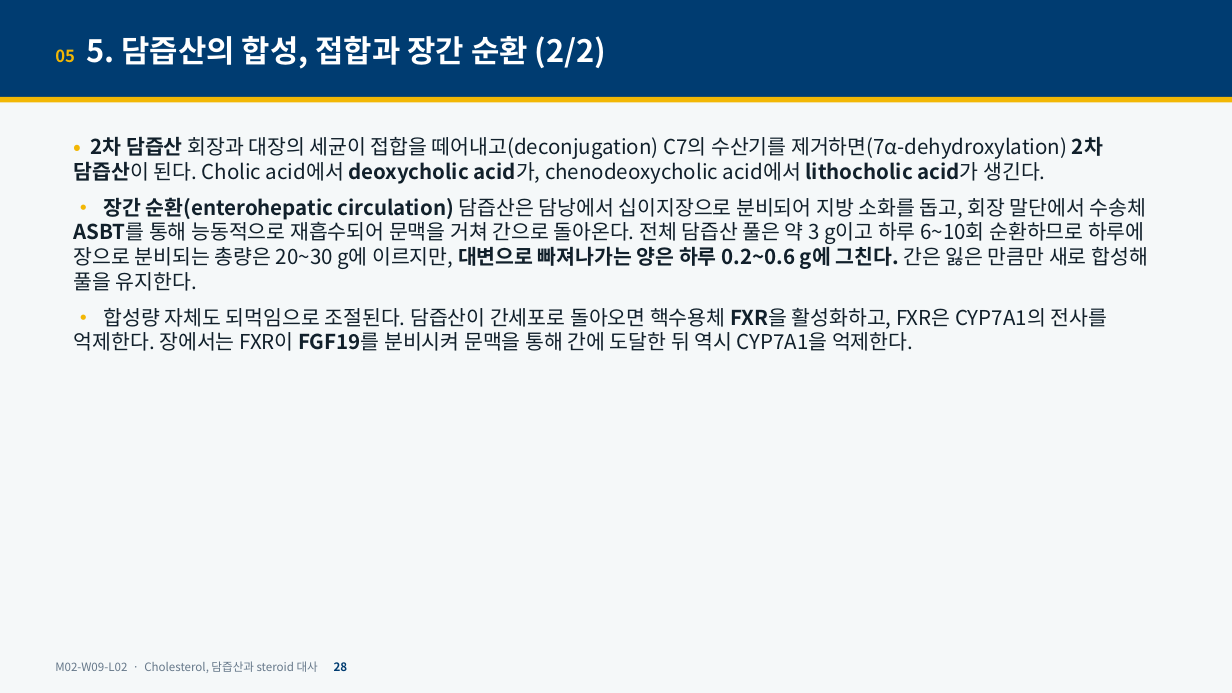
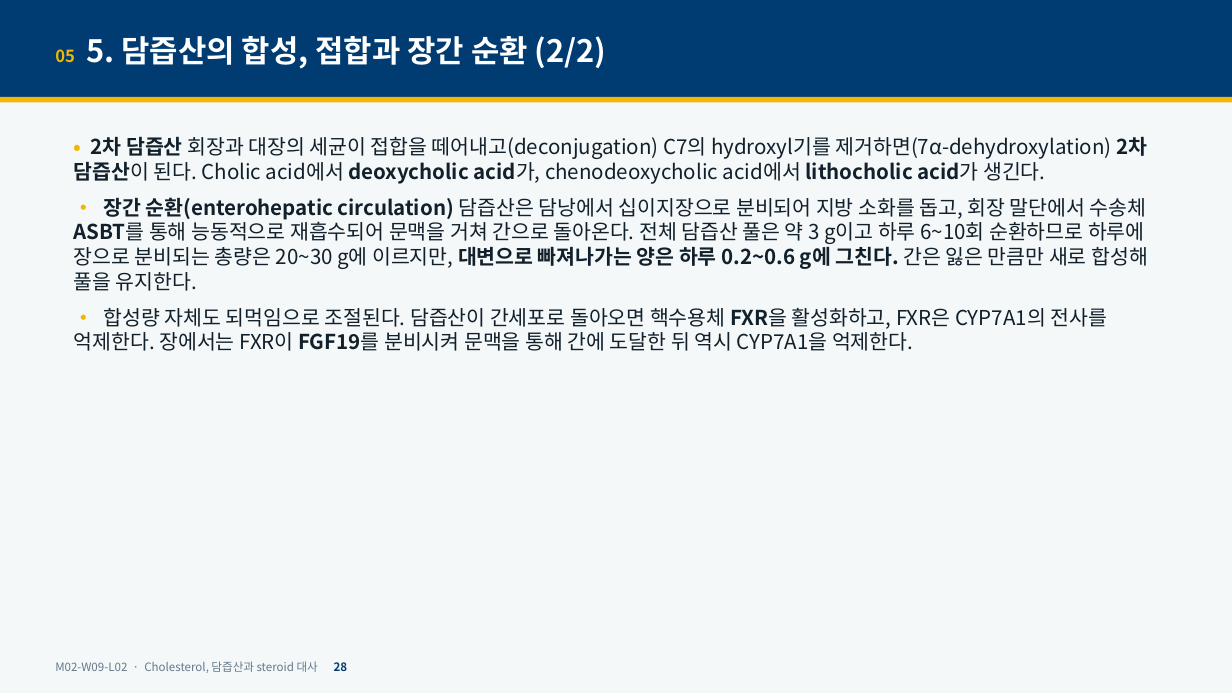
Before and after one commit to hoperiasd2/hoperiasd2.github.io, a slide deck: slide 28 of curriculum/M02/W09/L02/slides.pptx. Drawn at 1232x693 pixels with LibreOffice and Linux fonts; fonts in the diff are those of the drawing. Boxes give left, top, right and bottom in pixels: in the first picture for what was removed or moved away, otherwise in the second. Text is boxed around its words. In the diff, an @@ line names an element or a change of style, - is before the commit and + after.

```diff
--- a/curriculum/M02/W09/L02/slides.pptx
+++ b/curriculum/M02/W09/L02/slides.pptx
@@ text at bbox=[74, 136, 1147, 184]: text changed @@
-• 2차 담즙산 회장과 대장의 세균이 접합을 떼어내고(deconjugation) C7의 수산기를 제거하면(7α-dehydroxylation) 2차 담즙산이 된다. Cholic acid에서 deoxycholic acid가, chenodeoxycholic acid에서 lithocholic acid가 생긴다.
+• 2차 담즙산 회장과 대장의 세균이 접합을 떼어내고(deconjugation) C7의 hydroxyl기를 제거하면(7α-dehydroxylation) 2차 담즙산이 된다. Cholic acid에서 deoxycholic acid가, chenodeoxycholic acid에서 lithocholic acid가 생긴다.
```
Also in this commit, not shown: 13 other slides changed, 3 other files.
